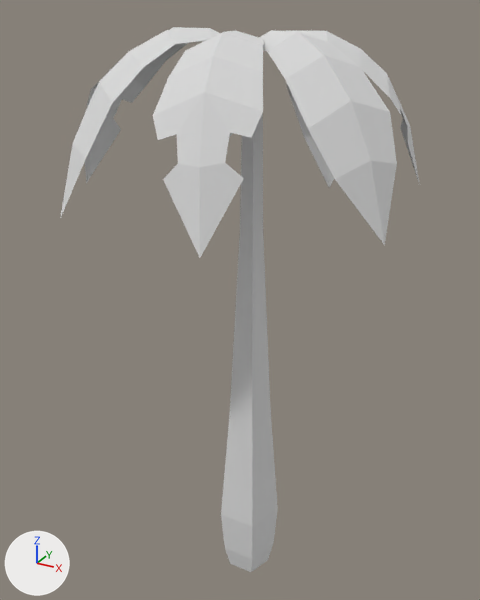
Two versions of the glTF model models/ultimate-pack/low-poly-10/m/nature-palm.glb, one commit apart.
The view is the same before and after, from a 50 mm lens placed at (3.02, -5.65, 6.24), pointed at (-0.17, 0.15, 3.34). Lighting does not change. The marker at lower left points along +X, +Y and +Z. The picture after the commit comes second. Where no turn or scale is listed for an object, it has been applied to the vertices.

In view in the first picture: 'palm'.
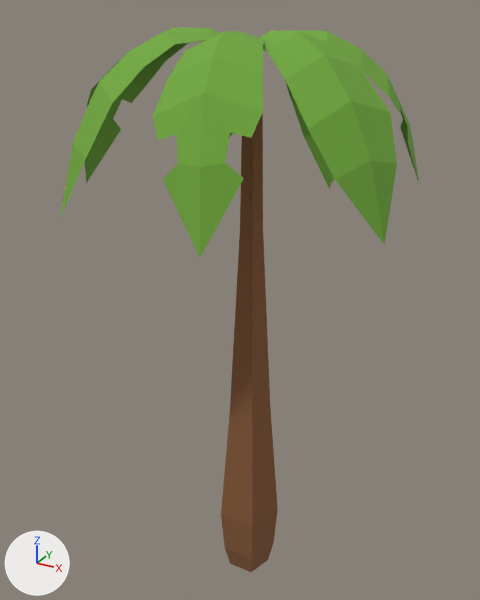
Boxes (x1, y1, x2, y2) around the edits, measured in the pictures (480 x 600 px):
```json
{"object": "palm", "change": "recoloured", "before": [60, 27, 420, 572], "after": [60, 27, 420, 572], "on screen": "darker"}
```

Edits to the scene script, one JSON object a line:
```json
{"op": "set", "path": "mat_37_green_light.base_color", "old": "(0.8, 0.8, 0.8)", "new": "(0.168, 0.397, 0.0467)", "note": "white #e7e7e7 -> green #72a93d"}
{"op": "set", "path": "mat_11_brown_medium.base_color", "old": "(0.8, 0.8, 0.8)", "new": "(0.246, 0.105, 0.0409)", "note": "white #e7e7e7 -> brown #885b39"}
```
